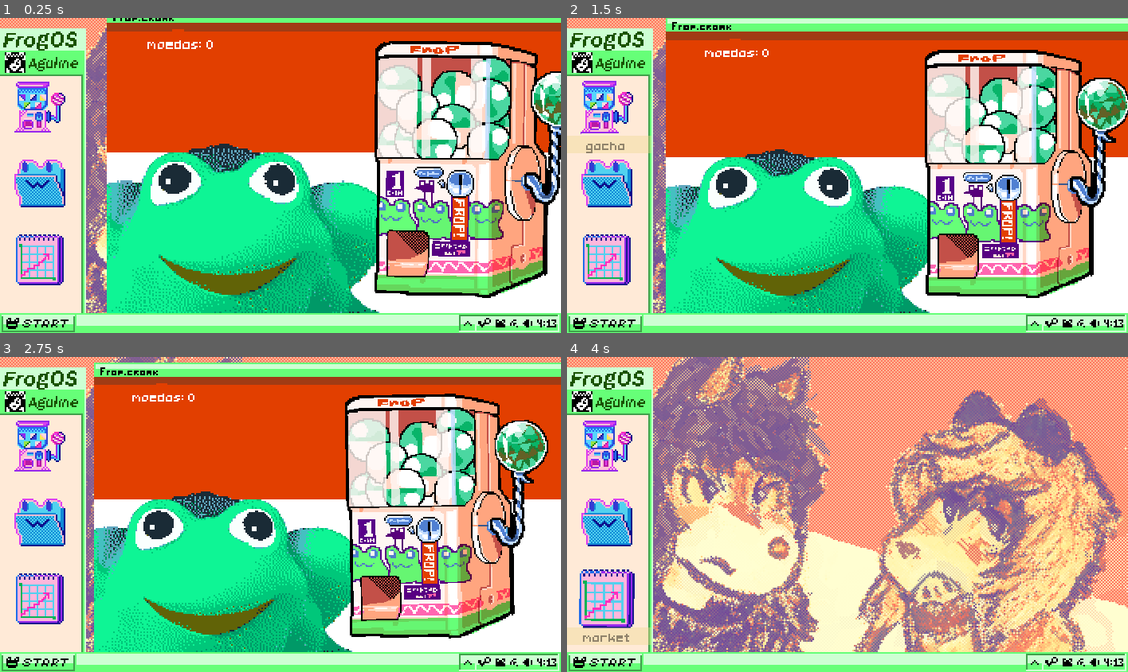
Above: before the commit, frames 1-4 (two rows, left to right).
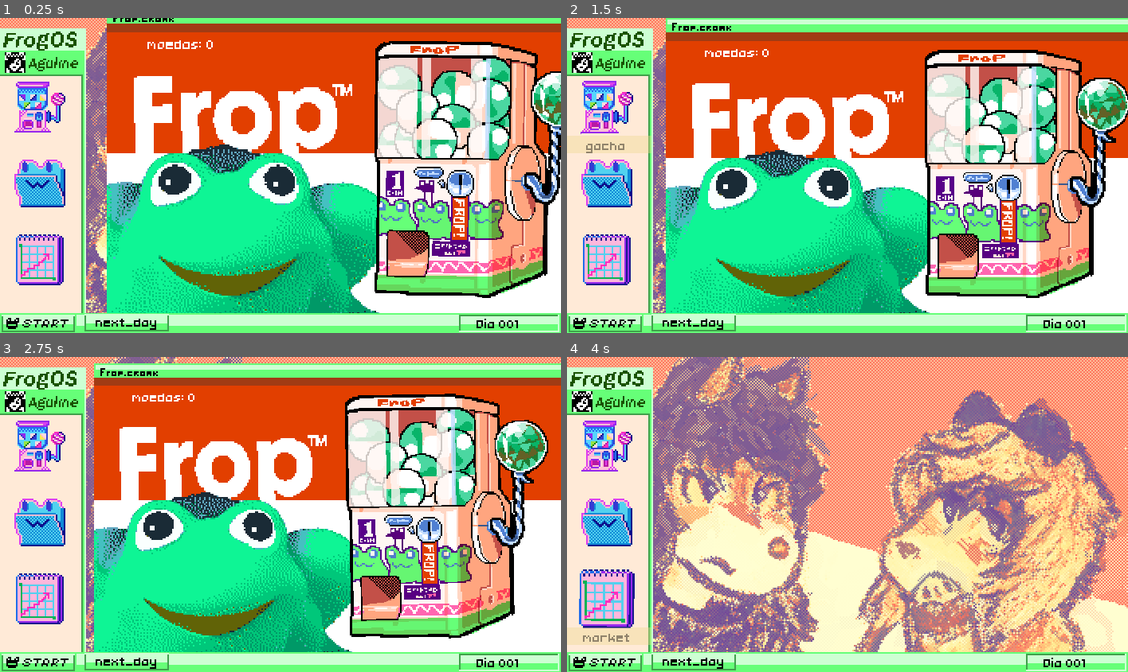
Above: after the commit, the same moments.

Repository: cosmicfoxgames/sapopon
Game: Godot game, scene res://scenes/desktop_master.tscn
The game is run twice, just before and just after one commit, with the same random seed, the same clock (stepped at 60 frames per second) and the same inputs. This scene is started directly instead of the project's main scene.
Inputs (mouse positions are in pixels of both pictures, inside the frame that each line leads up to):
- Up to frame 1 (0.25 s): no input
- Up to frame 2 (1.5 s): tap Enter (game_enter) at 0.5 s; move the mouse to (998, 178) at 0.52 s; click (998, 178) at 0.6 s; tap Space at 1.25 s; move the mouse to (606, 106) at 1.27 s; click (606, 106) at 1.35 s
- Up to frame 3 (2.75 s): move the mouse to (297, 577) at 2.02 s; tap Enter (game_enter) at 2.1 s; click (297, 577) at 2.3 s
- Up to frame 4 (4 s): move the mouse to (606, 523) at 2.77 s; click (606, 523) at 2.85 s; move the mouse to (606, 599) at 3.52 s; click (606, 599) at 3.6 s

The runs differ from the first frame. In frame 1, 8.9% of the frame differs, in the area x 15-100%, y 0-100%; in frame 2, 8.9%; in frame 3, 8.8%; in frame 4, 0.6%.

Commit message:
fixed some graphics and create os button

Diff:
--- a/resources/ui_theme.tres
+++ b/resources/ui_theme.tres
@@ -1,8 +1,24 @@
-[gd_resource type="Theme" load_steps=2 format=3 uid="uid://bascc1vb042uq"]
+[gd_resource type="Theme" load_steps=4 format=3 uid="uid://bascc1vb042uq"]
 
 [ext_resource type="FontVariation" uid="uid://02bdy1l2b0ae" path="res://resources/fonts/teh_ui_font.tres" id="1_cdg6v"]
+[ext_resource type="Texture2D" uid="uid://bjq0s1a2sa0f4" path="res://resources/graphics/ui/button_green.png" id="2_0wn4e"]
+
+[sub_resource type="StyleBoxTexture" id="StyleBoxTexture_rek2g"]
+texture = ExtResource("2_0wn4e")
+texture_margin_left = 1.0
+texture_margin_top = 1.0
+texture_margin_right = 1.0
+texture_margin_bottom = 1.0
+region_rect = Rect2(0, 0, 11, 11)
 
 [resource]
+Button/colors/font_color = Color(0, 0, 0, 1)
+Button/colors/font_focus_color = Color(0.803922, 1, 0.827451, 1)
+Button/colors/font_hover_color = Color(0.803922, 1, 0.827451, 1)
+Button/colors/font_pressed_color = Color(0.803922, 1, 0.827451, 1)
+Button/font_sizes/font_size = 10
+Button/fonts/font = ExtResource("1_cdg6v")
+Button/styles/normal = SubResource("StyleBoxTexture_rek2g")
 Label/colors/font_color = Color(0, 0, 0, 1)
 Label/font_sizes/font_size = 10
 Label/fonts/font = ExtResource("1_cdg6v")
--- a/scene objects/button_w_label.gd
+++ b/scene objects/button_w_label.gd
@@ -26,7 +26,7 @@
 
 func on_click():
 	clicked.emit(label)
-	#ButtonActions.clicked_on_button(label)
+	GlobalSignals.play_sfx.emit(GameResources.get_resource(GameResources.SFX["BUBBLE_CLICK"]))
 
 #signals
 
--- a/scene objects/gacha.tscn
+++ b/scene objects/gacha.tscn
@@ -86,6 +86,52 @@
 "values": [Vector2(0, 0), Vector2(0, 0), Vector2(1, -1), Vector2(-1, 1), Vector2(-1, -1), Vector2(1, 1), Vector2(0, 0)]
 }
 
+[sub_resource type="Animation" id="Animation_ehpi3"]
+resource_name = "hover_in"
+length = 0.5
+step = 0.1
+tracks/0/type = "value"
+tracks/0/imported = false
+tracks/0/enabled = true
+tracks/0/path = NodePath("all_gacha:scale")
+tracks/0/interp = 2
+tracks/0/loop_wrap = true
+tracks/0/keys = {
+"times": PackedFloat32Array(0, 0.3, 0.4),
+"transitions": PackedFloat32Array(1, 1, 1),
+"update": 0,
+"values": [Vector2(1, 1), Vector2(1.1, 1.1), Vector2(1.08, 1.08)]
+}
+tracks/1/type = "value"
+tracks/1/imported = false
+tracks/1/enabled = true
+tracks/1/path = NodePath("all_gacha:rotation")
+tracks/1/interp = 1
+tracks/1/loop_wrap = true
+tracks/1/keys = {
+"times": PackedFloat32Array(0, 0.2, 0.3, 0.4),
+"transitions": PackedFloat32Array(1, 1, 1, 1),
+"update": 1,
+"values": [0.0, -0.0174533, 0.0174533, 0.0]
+}
+
+[sub_resource type="Animation" id="Animation_wgoav"]
+resource_name = "hover_out"
+length = 0.5
+step = 0.1
+tracks/0/type = "value"
+tracks/0/imported = false
+tracks/0/enabled = true
+tracks/0/path = NodePath("all_gacha:scale")
+tracks/0/interp = 2
+tracks/0/loop_wrap = true
+tracks/0/keys = {
+"times": PackedFloat32Array(0, 0.3, 0.4),
+"transitions": PackedFloat32Array(1, 1, 1),
+"update": 0,
+"values": [Vector2(1.08, 1.08), Vector2(0.98, 0.98), Vector2(1, 1)]
+}
+
 [sub_resource type="Animation" id="Animation_lp5ag"]
 resource_name = "idle"
 length = 2.0
@@ -114,52 +160,6 @@
 "transitions": PackedFloat32Array(1, 1),
 "update": 0,
 "values": [Vector2(1, 1), Vector2(1.01, 1.01)]
-}
-
-[sub_resource type="Animation" id="Animation_ehpi3"]
-resource_name = "hover_in"
-length = 0.5
-step = 0.1
-tracks/0/type = "value"
-tracks/0/imported = false
-tracks/0/enabled = true
-tracks/0/path = NodePath("all_gacha:scale")
-tracks/0/interp = 2
-tracks/0/loop_wrap = true
-tracks/0/keys = {
-"times": PackedFloat32Array(0, 0.3, 0.4),
-"transitions": PackedFloat32Array(1, 1, 1),
-"update": 0,
-"values": [Vector2(1, 1), Vector2(1.1, 1.1), Vector2(1.08, 1.08)]
-}
-tracks/1/type = "value"
-tracks/1/imported = false
-tracks/1/enabled = true
-tracks/1/path = NodePath("all_gacha:rotation")
-tracks/1/interp = 1
-tracks/1/loop_wrap = true
-tracks/1/keys = {
-"times": PackedFloat32Array(0, 0.2, 0.3, 0.4),
-"transitions": PackedFloat32Array(1, 1, 1, 1),
-"update": 1,
-"values": [0.0, -0.0174533, 0.0174533, 0.0]
-}
-
-[sub_resource type="Animation" id="Animation_wgoav"]
-resource_name = "hover_out"
-length = 0.5
-step = 0.1
-tracks/0/type = "value"
-tracks/0/imported = false
-tracks/0/enabled = true
-tracks/0/path = NodePath("all_gacha:scale")
-tracks/0/interp = 2
-tracks/0/loop_wrap = true
-tracks/0/keys = {
-"times": PackedFloat32Array(0, 0.3, 0.4),
-"transitions": PackedFloat32Array(1, 1, 1),
-"update": 0,
-"values": [Vector2(1.08, 1.08), Vector2(0.98, 0.98), Vector2(1, 1)]
 }
 
 [sub_resource type="AnimationLibrary" id="AnimationLibrary_gokhi"]
--- /dev/null
+++ b/scene objects/game_button.gd
@@ -0,0 +1,46 @@
+extends Control
+
+signal button_click()
+
+@export var button_txt : String
+@export var hover_txt_color : Color
+@export var down_txt_color : Color
+@export var default_button_texture : Resource
+@export var down_button_texture : Resource
+
+@onready var label = %Label
+@onready var texture = %NinePatchRect
+
+var is_hovering = false
+
+func _ready() -> void:
+	set_button()
+
+func _process(delta: float) -> void:
+	if Input.is_action_just_pressed("game_click") and is_hovering == true:
+		click_button()
+	#if Input.is_action_just_released("game_click") and is_hovering == true:
+		#texture.texture = default_button_texture
+		#label.remove_theme_color_override("font_color")
+
+func set_button():
+	label.text = button_txt
+
+func click_button():
+	texture.texture = down_button_texture
+	label.add_theme_color_override("font_color", down_txt_color)
+	button_click.emit()
+	GlobalSignals.play_sfx.emit(GameResources.get_resource(GameResources.SFX["DAMP_CLICK"]))
+
+	await get_tree().create_timer(0.2).timeout
+	texture.texture = default_button_texture
+	label.remove_theme_color_override("font_color")
+
+#signals
+
+func _on_area_2d_mouse_entered() -> void:
+	is_hovering = true
+	label.add_theme_color_override("font_color", hover_txt_color)
+func _on_area_2d_mouse_exited() -> void:
+	is_hovering = false
+	label.remove_theme_color_override("font_color")
--- /dev/null
+++ b/scene objects/game_button.tscn
@@ -0,0 +1,56 @@
+[gd_scene load_steps=6 format=3 uid="uid://bwxblhr0sly7e"]
+
+[ext_resource type="Script" path="res://scene objects/game_button.gd" id="1_f0bti"]
+[ext_resource type="Texture2D" uid="uid://bjq0s1a2sa0f4" path="res://resources/graphics/ui/button_green.png" id="1_oktc7"]
+[ext_resource type="Theme" uid="uid://bascc1vb042uq" path="res://resources/ui_theme.tres" id="3_gkd10"]
+[ext_resource type="Texture2D" uid="uid://chpfbasmi1qql" path="res://resources/graphics/ui/button_dark_green.png" id="3_scofk"]
+
+[sub_resource type="RectangleShape2D" id="RectangleShape2D_vd1l1"]
+size = Vector2(53, 11)
+
+[node name="game_button" type="Control"]
+layout_mode = 3
+anchors_preset = 0
+offset_right = 53.0
+offset_bottom = 11.0
+mouse_filter = 1
+script = ExtResource("1_f0bti")
+button_txt = "test button"
+hover_txt_color = Color(0.25098, 0.631373, 0.294118, 1)
+down_txt_color = Color(0.803922, 1, 0.827451, 1)
+default_button_texture = ExtResource("1_oktc7")
+down_button_texture = ExtResource("3_scofk")
+
+[node name="NinePatchRect" type="NinePatchRect" parent="."]
+unique_name_in_owner = true
+layout_mode = 0
+offset_right = 53.0
+offset_bottom = 11.0
+mouse_filter = 1
+texture = ExtResource("1_oktc7")
+patch_margin_left = 2
+patch_margin_top = 2
+patch_margin_right = 2
+patch_margin_bottom = 2
+
+[node name="Label" type="Label" parent="."]
+unique_name_in_owner = true
+layout_mode = 0
+offset_left = 1.0
+offset_top = -1.0
+offset_right = 52.0
+offset_bottom = 10.0
+mouse_filter = 1
+theme = ExtResource("3_gkd10")
+text = "text"
+horizontal_alignment = 1
+vertical_alignment = 1
+
+[node name="Area2D" type="Area2D" parent="."]
+
+[node name="CollisionShape2D" type="CollisionShape2D" parent="Area2D"]
+position = Vector2(26.5, 5.5)
+shape = SubResource("RectangleShape2D_vd1l1")
+
+[connection signal="mouse_entered" from="Area2D" to="." method="_on_area_2d_mouse_entered"]
+[connection signal="mouse_exited" from="Area2D" to="." method="_on_area_2d_mouse_exited"]
--- a/scene objects/got_frog.tscn
+++ b/scene objects/got_frog.tscn
@@ -5,107 +5,6 @@
 [ext_resource type="Texture2D" uid="uid://cyeb3kwiq8a2e" path="res://resources/graphics/gacha/8OLAMETADE0.png" id="3_fp3mv"]
 [ext_resource type="Texture2D" uid="uid://teg3nse5bcmu" path="res://resources/graphics/gacha/8OLAMETADE1.PNG" id="4_fh2cd"]
 [ext_resource type="Theme" uid="uid://bascc1vb042uq" path="res://resources/ui_theme.tres" id="5_ccgb8"]
-
-[sub_resource type="Animation" id="Animation_t81sq"]
-resource_name = "gacha_down"
-length = 1.7
-step = 0.1
-tracks/0/type = "value"
-tracks/0/imported = false
-tracks/0/enabled = true
-tracks/0/path = NodePath("bola:position")
-tracks/0/interp = 2
-tracks/0/loop_wrap = true
-tracks/0/keys = {
-"times": PackedFloat32Array(0, 0.6, 0.8, 1),
-"transitions": PackedFloat32Array(1, 1, 1, 1),
-"update": 0,
-"values": [Vector2(176, -65), Vector2(176, 112), Vector2(176, 100), Vector2(176, 112)]
-}
-tracks/1/type = "value"
-tracks/1/imported = false
-tracks/1/enabled = true
-tracks/1/path = NodePath("bola:scale")
-tracks/1/interp = 2
-tracks/1/loop_wrap = true
-tracks/1/keys = {
-"times": PackedFloat32Array(0.1, 0.3, 0.5, 0.6, 0.8, 0.9, 1, 1.1, 1.2, 1.3),
-"transitions": PackedFloat32Array(1, 1, 1, 1, 1, 1, 1, 1, 1, 1),
-"update": 0,
-"values": [Vector2(2.5, 2.5), Vector2(2.5, 2.8), Vector2(2.5, 2.8), Vector2(2.9, 2.5), Vector2(2.5, 2.5), Vector2(2.5, 2.5), Vector2(2.9, 2.5), Vector2(2.5, 2.8), Vector2(2.5, 2.8), Vector2(2.5, 2.5)]
-}
-tracks/2/type = "value"
-tracks/2/imported = false
-tracks/2/enabled = false
-tracks/2/path = NodePath("bola:rotation")
-tracks/2/interp = 2
-tracks/2/loop_wrap = true
-tracks/2/keys = {
-"times": PackedFloat32Array(0.6, 0.8),
-"transitions": PackedFloat32Array(1, 1),
-"update": 0,
-"values": [0.0, -0.261799]
-}
-tracks/3/type = "value"
-tracks/3/imported = false
-tracks/3/enabled = true
-tracks/3/path = NodePath("bola/8olametade0:position")
-tracks/3/interp = 2
-tracks/3/loop_wrap = true
-tracks/3/keys = {
-"times": PackedFloat32Array(1.2, 1.4),
-"transitions": PackedFloat32Array(1, 1),
-"update": 0,
-"values": [Vector2(0, 0), Vector2(0, -55)]
-}
-tracks/4/type = "value"
-tracks/4/imported = false
-tracks/4/enabled = true
-tracks/4/path = NodePath("bola:modulate")
-tracks/4/interp = 2
-tracks/4/loop_wrap = true
-tracks/4/keys = {
-"times": PackedFloat32Array(0, 1.2, 1.5),
-"transitions": PackedFloat32Array(1, 1, 1),
-"update": 0,
-"values": [Color(1, 1, 1, 1), Color(1, 1, 1, 1), Color(1, 1, 1, 0)]
-}
-tracks/5/type = "value"
-tracks/5/imported = false
-tracks/5/enabled = true
-tracks/5/path = NodePath("64x64:visible")
-tracks/5/interp = 1
-tracks/5/loop_wrap = true
-tracks/5/keys = {
-"times": PackedFloat32Array(0, 1.2),
-"transitions": PackedFloat32Array(1, 1),
-"update": 1,
-"values": [false, true]
-}
-tracks/6/type = "value"
-tracks/6/imported = false
-tracks/6/enabled = true
-tracks/6/path = NodePath("64x64:scale")
-tracks/6/interp = 2
-tracks/6/loop_wrap = true
-tracks/6/keys = {
-"times": PackedFloat32Array(1.2, 1.5, 1.6),
-"transitions": PackedFloat32Array(1, 1, 1),
-"update": 0,
-"values": [Vector2(0.9, 0.9), Vector2(1.08, 1.08), Vector2(1, 1)]
-}
-tracks/7/type = "value"
-tracks/7/imported = false
-tracks/7/enabled = true
-tracks/7/path = NodePath("labels:modulate")
-tracks/7/interp = 1
-tracks/7/loop_wrap = true
-tracks/7/keys = {
-"times": PackedFloat32Array(0, 1.4, 1.7),
-"transitions": PackedFloat32Array(1, 1, 1),
-"update": 0,
-"values": [Color(1, 1, 1, 0), Color(1, 1, 1, 0), Color(1, 1, 1, 1)]
-}
 
 [sub_resource type="Animation" id="Animation_chgqj"]
 length = 0.001
@@ -248,6 +147,107 @@
 "values": [Vector2(1, 1), Vector2(1.01, 1.01)]
 }
 
+[sub_resource type="Animation" id="Animation_t81sq"]
+resource_name = "gacha_down"
+length = 1.7
+step = 0.1
+tracks/0/type = "value"
+tracks/0/imported = false
+tracks/0/enabled = true
+tracks/0/path = NodePath("bola:position")
+tracks/0/interp = 2
+tracks/0/loop_wrap = true
+tracks/0/keys = {
+"times": PackedFloat32Array(0, 0.6, 0.8, 1),
+"transitions": PackedFloat32Array(1, 1, 1, 1),
+"update": 0,
+"values": [Vector2(176, -65), Vector2(176, 112), Vector2(176, 100), Vector2(176, 112)]
+}
+tracks/1/type = "value"
+tracks/1/imported = false
+tracks/1/enabled = true
+tracks/1/path = NodePath("bola:scale")
+tracks/1/interp = 2
+tracks/1/loop_wrap = true
+tracks/1/keys = {
+"times": PackedFloat32Array(0.1, 0.3, 0.5, 0.6, 0.8, 0.9, 1, 1.1, 1.2, 1.3),
+"transitions": PackedFloat32Array(1, 1, 1, 1, 1, 1, 1, 1, 1, 1),
+"update": 0,
+"values": [Vector2(2.5, 2.5), Vector2(2.5, 2.8), Vector2(2.5, 2.8), Vector2(2.9, 2.5), Vector2(2.5, 2.5), Vector2(2.5, 2.5), Vector2(2.9, 2.5), Vector2(2.5, 2.8), Vector2(2.5, 2.8), Vector2(2.5, 2.5)]
+}
+tracks/2/type = "value"
+tracks/2/imported = false
+tracks/2/enabled = false
+tracks/2/path = NodePath("bola:rotation")
+tracks/2/interp = 2
+tracks/2/loop_wrap = true
+tracks/2/keys = {
+"times": PackedFloat32Array(0.6, 0.8),
+"transitions": PackedFloat32Array(1, 1),
+"update": 0,
+"values": [0.0, -0.261799]
+}
+tracks/3/type = "value"
+tracks/3/imported = false
+tracks/3/enabled = true
+tracks/3/path = NodePath("bola/8olametade0:position")
+tracks/3/interp = 2
+tracks/3/loop_wrap = true
+tracks/3/keys = {
+"times": PackedFloat32Array(1.2, 1.4),
+"transitions": PackedFloat32Array(1, 1),
+"update": 0,
+"values": [Vector2(0, 0), Vector2(0, -55)]
+}
+tracks/4/type = "value"
+tracks/4/imported = false
+tracks/4/enabled = true
+tracks/4/path = NodePath("bola:modulate")
+tracks/4/interp = 2
+tracks/4/loop_wrap = true
+tracks/4/keys = {
+"times": PackedFloat32Array(0, 1.2, 1.5),
+"transitions": PackedFloat32Array(1, 1, 1),
+"update": 0,
+"values": [Color(1, 1, 1, 1), Color(1, 1, 1, 1), Color(1, 1, 1, 0)]
+}
+tracks/5/type = "value"
+tracks/5/imported = false
+tracks/5/enabled = true
+tracks/5/path = NodePath("64x64:visible")
+tracks/5/interp = 1
+tracks/5/loop_wrap = true
+tracks/5/keys = {
+"times": PackedFloat32Array(0, 1.2),
+"transitions": PackedFloat32Array(1, 1),
+"update": 1,
+"values": [false, true]
+}
+tracks/6/type = "value"
+tracks/6/imported = false
+tracks/6/enabled = true
+tracks/6/path = NodePath("64x64:scale")
+tracks/6/interp = 2
+tracks/6/loop_wrap = true
+tracks/6/keys = {
+"times": PackedFloat32Array(1.2, 1.5, 1.6),
+"transitions": PackedFloat32Array(1, 1, 1),
+"update": 0,
+"values": [Vector2(0.9, 0.9), Vector2(1.08, 1.08), Vector2(1, 1)]
+}
+tracks/7/type = "value"
+tracks/7/imported = false
+tracks/7/enabled = true
+tracks/7/path = NodePath("labels:modulate")
+tracks/7/interp = 1
+tracks/7/loop_wrap = true
+tracks/7/keys = {
+"times": PackedFloat32Array(0, 1.4, 1.7),
+"transitions": PackedFloat32Array(1, 1, 1),
+"update": 0,
+"values": [Color(1, 1, 1, 0), Color(1, 1, 1, 0), Color(1, 1, 1, 1)]
+}
+
 [sub_resource type="AnimationLibrary" id="AnimationLibrary_0s0ja"]
 _data = {
 "RESET": SubResource("Animation_chgqj"),
--- a/scenes/desktop_master.tscn
+++ b/scenes/desktop_master.tscn
@@ -11,6 +11,8 @@
 [ext_resource type="Texture2D" uid="uid://cr3wi2oevbyy4" path="res://resources/graphics/icons/Pasta sapo.png" id="6_08typ"]
 [ext_resource type="Texture2D" uid="uid://c2uxlt1qdpdt7" path="res://resources/graphics/icons/Stonks.png" id="7_lrdsq"]
 [ext_resource type="PackedScene" uid="uid://35fox7or2yxn" path="res://scene objects/got_frog.tscn" id="11_f4118"]
+[ext_resource type="Theme" uid="uid://bascc1vb042uq" path="res://resources/ui_theme.tres" id="12_407c5"]
+[ext_resource type="PackedScene" uid="uid://bwxblhr0sly7e" path="res://scene objects/game_button.tscn" id="13_4yhrd"]
 
 [sub_resource type="Animation" id="Animation_bre8d"]
 length = 0.001
@@ -186,12 +188,29 @@
 label = "market"
 icon = ExtResource("7_lrdsq")
 
+[node name="days_label" type="Label" parent="."]
+unique_name_in_owner = true
+layout_mode = 0
+offset_left = 299.0
+offset_top = 186.0
+offset_right = 343.0
+offset_bottom = 197.0
+theme = ExtResource("12_407c5")
+text = "Dia 001"
+
 [node name="AnimationPlayer" type="AnimationPlayer" parent="."]
 unique_name_in_owner = true
 libraries = {
 "": SubResource("AnimationLibrary_y7tec")
 }
 
+[node name="game_button" parent="." instance=ExtResource("13_4yhrd")]
+offset_left = 52.5293
+offset_top = 186.137
+offset_right = 105.529
+offset_bottom = 197.137
+button_txt = "next_day"
+
 [connection signal="clicked" from="CenterContainer/VBoxContainer/button_gacha" to="." method="_on_button_gacha_clicked"]
 [connection signal="clicked" from="CenterContainer/VBoxContainer/button_collection" to="." method="_on_button_collection_clicked"]
 [connection signal="clicked" from="CenterContainer/VBoxContainer/button_market" to="." method="_on_button_market_clicked"]
--- a/scripts/game_resources.gd
+++ b/scripts/game_resources.gd
@@ -12,7 +12,9 @@
 	"BOOTUP" : "res://resources/sfx/frogbootup.mp3",
 	"GACHA_SPIN" : "res://resources/sfx/gachabuy.mp3",
 	"FROG_SELL" : "res://resources/sfx/frogsell.mp3",
-	"IMPACT" : "res://resources/sfx/undertaleimpact.mp3"
+	"IMPACT" : "res://resources/sfx/undertaleimpact.mp3",
+	"DAMP_CLICK" : "res://resources/sfx/waterclick.mp3",
+	"BUBBLE_CLICK" : "res://resources/sfx/bubbleclick3.mp3"
 }
 
 func get_resource(res):
Binary file added: resources/graphics/icons/sapo.png
Not shown, added: resources/graphics/icons/sapo.png.import
Binary file changed: resources/graphics/ui/barra.PNG
Binary file added: resources/graphics/ui/border.png
Not shown, added: resources/graphics/ui/border.png.import
Binary file added: resources/graphics/ui/button_dark_green.png
Not shown, added: resources/graphics/ui/button_dark_green.png.import
Binary file added: resources/graphics/ui/button_green.png
Not shown, added: resources/graphics/ui/button_green.png.import
Binary file added: resources/graphics/ui/window_border.png
Not shown, added: resources/graphics/ui/window_border.png.import
Binary file changed: resources/graphics/windows/gacha.PNG
(and 3 more such lines)
